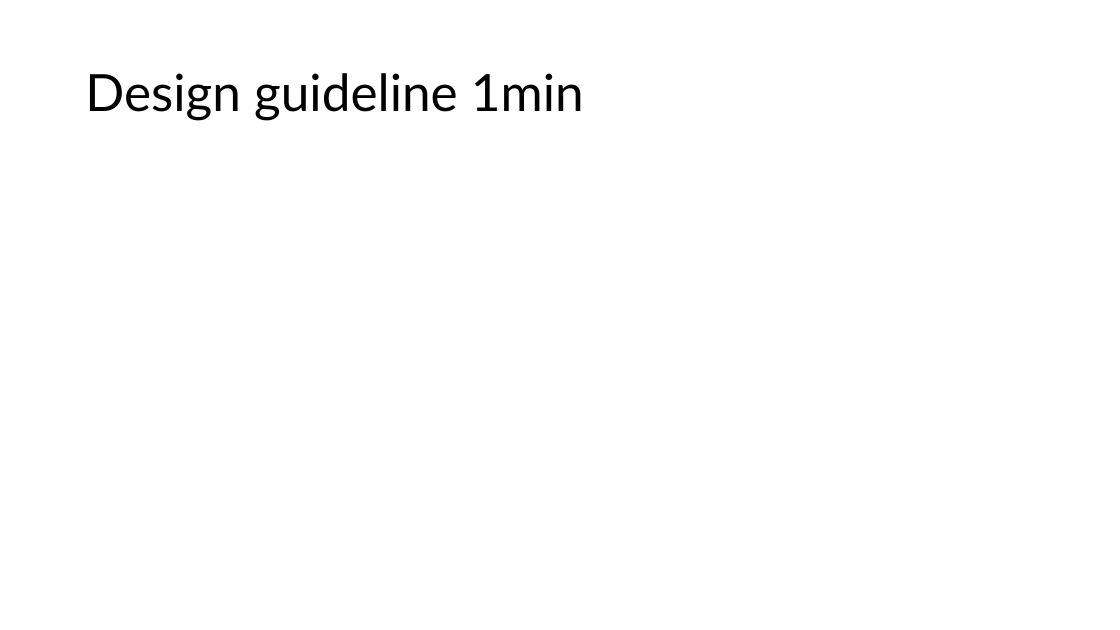
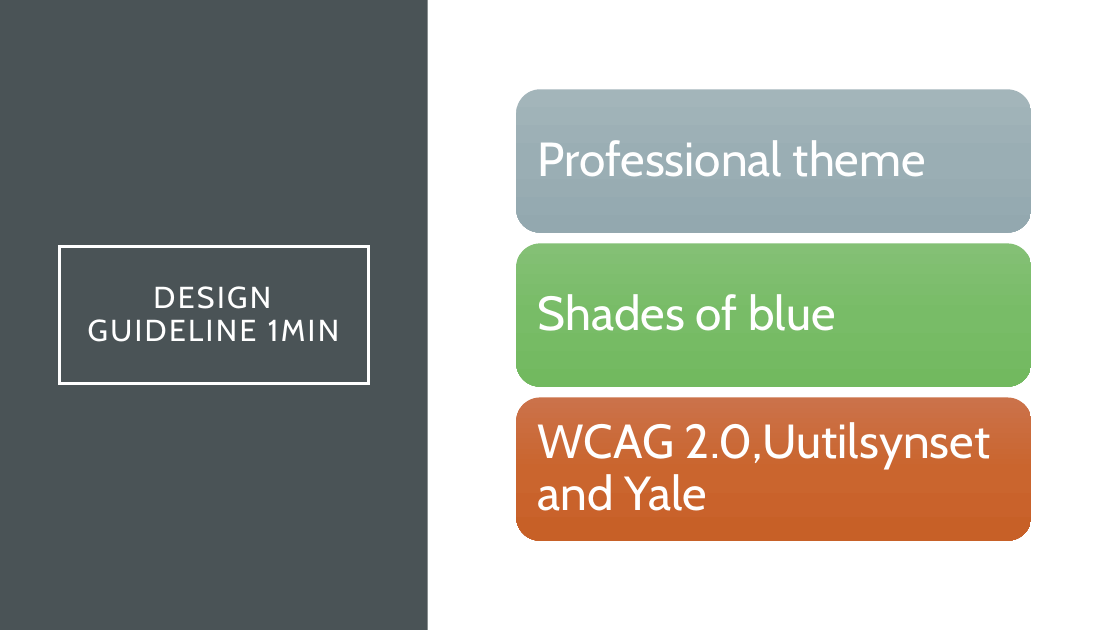
Before and after one commit to Osterie/IDATA2301_IDATA2306_GROUP_7, a slide deck: slide 6 of group7-idata2301-idata2306-presentation.pptx. Drawn at 1120x630 pixels with LibreOffice and Linux fonts; fonts in the diff are those of the drawing. Boxes give left, top, right and bottom in pixels: in the first picture for what was removed or moved away, otherwise in the second. Text is boxed around its words. In the diff, an @@ line names an element or a change of style, - is before the commit and + after.

```diff
--- a/group7-idata2301-idata2306-presentation.pptx
+++ b/group7-idata2301-idata2306-presentation.pptx
@@ rectangle added at box(0, 0, 428, 630), fill #4A5356 @@
@@ title "DESIGN GUIDELINE 1MIN": place and size @@
-title "DESIGN GUIDELINE 1MIN" at box(85, 73, 584, 120)
+title "DESIGN GUIDELINE 1MIN" at box(59, 246, 368, 384)
@@ title "DESIGN GUIDELINE 1MIN" at box(59, 246, 368, 384): outline none to #FFFFFF 2.5 pt @@
@@ title at box(88, 286, 339, 342): text changed; size 44 to 26 pt; font Lato to Cabin; text colour #000000 to #FFFFFF @@
-Design guideline 1min
+DESIGN GUIDELINE 1MIN
@@ group added at box(517, 89, 1032, 540): 3 rounded rectangles, 3 texts @@
+Professional theme
+Shades of blue
+WCAG 2.0,Uutilsynset and Yale
```
Also in this commit, not shown: 20 other slides changed, 1 slide added.
